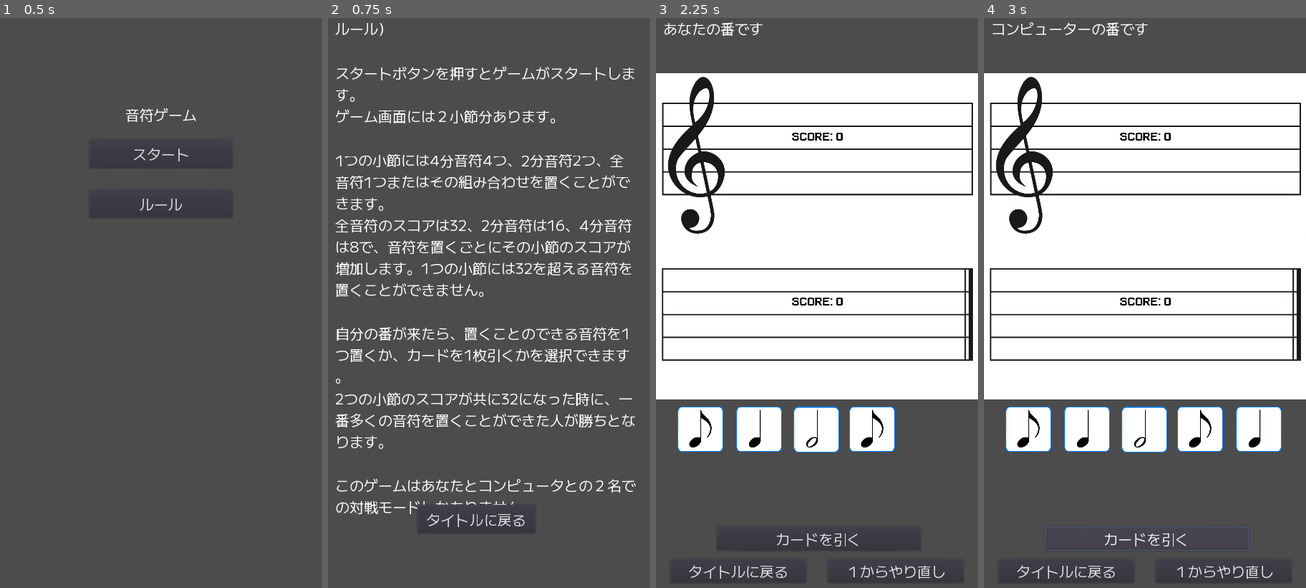
Above: before the commit, frames 1-4 (left to right).
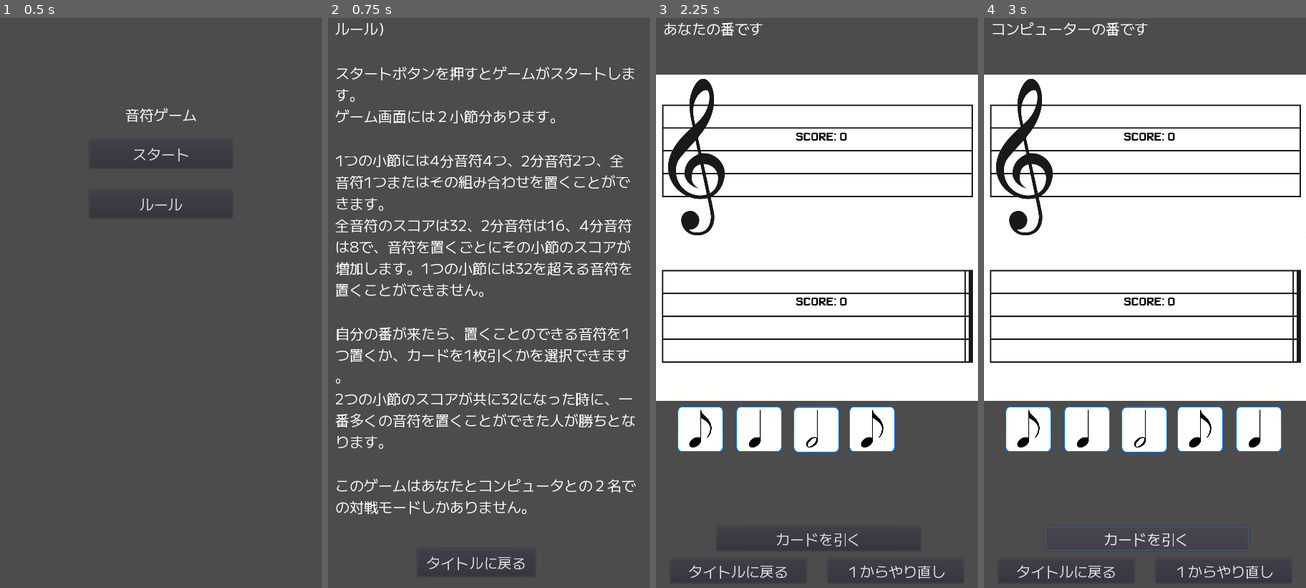
Above: after the commit, the same moments.

Repository: sokoide/onpugame
Game: Godot game, scene res://Scenes/Title.tscn
Two runs of this game, one before a commit and one after it. Both use one fixed random seed, a clock stepped at 60 frames per second and the inputs below.
Inputs:
- Up to frame 1 (0.5 s): no input
- Up to frame 2 (0.75 s): click "ルール" at 0.5 s
- Up to frame 3 (2.25 s): click "タイトルに戻る" at 1.25 s; click "スタート" at 2 s
- Up to frame 4 (3 s): click "カードを引く" at 2.75 s

Frame 1 is identical in both runs. In frame 2, 0.5% of the frame differs, in the area x 27-62%, y 85-97%; in frame 3, 6.8%, in the area x 0-100%, y 9-68%; in frame 4, 6.8%.

Commit message:
refactor

Diff:
--- a/Code/note.gd
+++ b/Code/note.gd
@@ -24,7 +24,7 @@
 
 func _ready():
 	game = get_node("/root/Node2D")
-	mh = get_node("/root/Node2D/MeasureHighlight")
+	mh = get_node("/root/Node2D/Measure")
 	connect("note_placed", game, "_on_note_placed")
 
 
--- a/Scenes/Game.gd
+++ b/Scenes/Game.gd
@@ -29,17 +29,25 @@
 		for x in range(100, 100 + 5 * 128, 128):
 			if has_object(Vector2(x + 1, y + 1)) == false:
 				return Vector2(x, y)
-	return Vector2(100, 920)
+	return delete_first_card()
 
 
 func has_object(pos: Vector2) -> bool:
 	for node in get_children():
 		if node is Sprite and node.visible:
 			var r = Rect2(node.position, Vector2(64, 64))
-			print("name: {}, {}".format([node.name, r], "{}"))
 			if r.has_point(pos):
 				return true
 	return false
+
+
+func delete_first_card() -> Vector2:
+	for node in get_children():
+		if node is Sprite and node.name[0] == "@" and node.visible == true:
+			node.visible = false
+			node.queue_free()
+			return node.position
+	return Vector2(0, 0)
 
 
 func delete_all_cards() -> void:
@@ -93,7 +101,7 @@
 func _ready():
 	randomize()
 	lbl = get_node("LblMessage")
-	mh = get_node("MeasureHighlight")
+	mh = get_node("Measure")
 	timer = Timer.new()
 	timer.connect("timeout", self, "_on_timer_timeout")
 	add_child(timer)
--- a/Scenes/Game.tscn
+++ b/Scenes/Game.tscn
@@ -3,11 +3,14 @@
 [ext_resource path="res://Scenes/Game.gd" type="Script" id=1]
 [ext_resource path="res://Assets/Images/Measure.png" type="Texture" id=2]
 [ext_resource path="res://Scenes/MainTheme.tres" type="Theme" id=3]
-[ext_resource path="res://Scenes/MeasureHightlight.gd" type="Script" id=4]
+[ext_resource path="res://Scenes/Measure.gd" type="Script" id=4]
 [ext_resource path="res://Scenes/Theme8bit.tres" type="Theme" id=5]
 
 [node name="Node2D" type="Node2D"]
 script = ExtResource( 1 )
+__meta__ = {
+"_edit_lock_": true
+}
 
 [node name="LblMessage" type="Label" parent="."]
 margin_left = 16.0
@@ -19,34 +22,29 @@
 }
 
 [node name="Measure" type="Sprite" parent="."]
-position = Vector2( 360, 488 )
+position = Vector2( -3.05176e-05, 128 )
 scale = Vector2( 0.5625, 0.56875 )
 texture = ExtResource( 2 )
-__meta__ = {
-"_edit_lock_": true
-}
+centered = false
+script = ExtResource( 4 )
 
 [node name="Score1" type="Label" parent="Measure"]
-margin_left = -100.0
-margin_top = -408.0
-margin_right = 128.0
-margin_bottom = -352.0
+margin_left = 554.667
+margin_top = 225.055
+margin_right = 782.667
+margin_bottom = 281.055
 theme = ExtResource( 5 )
 custom_colors/font_color = Color( 0, 0, 0, 1 )
 text = "Score: 0"
 
 [node name="Score2" type="Label" parent="Measure"]
-margin_left = -100.0
-margin_top = 239.0
-margin_right = 128.0
-margin_bottom = 295.0
+margin_left = 554.667
+margin_top = 872.088
+margin_right = 782.667
+margin_bottom = 928.088
 theme = ExtResource( 5 )
 custom_colors/font_color = Color( 0, 0, 0, 1 )
 text = "Score: 0"
-
-[node name="MeasureHighlight" type="Node2D" parent="."]
-position = Vector2( 0, 124 )
-script = ExtResource( 4 )
 
 [node name="BtnReturn" type="Button" parent="."]
 margin_left = 32.0
--- a/Scenes/MeasureHightlight.gd
+++ b/Scenes/Measure.gd
@@ -1,4 +1,4 @@
-extends Node2D
+extends Sprite
 
 signal gameover
 
@@ -99,17 +99,19 @@
 
 func _ready():
 	var m = get_node("/root/Node2D/Measure")
-	var w = m.texture.get_width() * m.scale.x
-	var h = m.texture.get_height() * m.scale.y
-	var topleft_x = hl_width / 2
-	var topleft_y = hl_width / 2
+	var w = m.texture.get_width()
+	var h = m.texture.get_height()
+	var topleft_x = hl_width
+	var topleft_y = hl_width
 	var game = get_node("/root/Node2D")
 
 	connect("gameover", game, "_on_gameover")
-	print("({}, {}) ({}, {})".format([topleft_x, topleft_y, w, h], "{}"))
+	print("Measure ({}, {}) ({}, {})".format([topleft_x, topleft_y, w, h], "{}"))
 
 	r1 = Rect2(topleft_x, topleft_y, w - hl_width, h / 2 - hl_width)
-	r2 = Rect2(topleft_x, topleft_y + h / 2, w - hl_width, h / 2 - hl_width)
+	r2 = Rect2(topleft_x, topleft_y + h / 2 + hl_width, w - hl_width, h / 2 - hl_width)
+	print("r1: {} {}".format([r1.position, r1.size], "{}"))
+	print("r2: {} {}".format([r2.position, r2.size], "{}"))
 
 	lblm1 = get_node("/root/Node2D/Measure/Score1")
 	lblm2 = get_node("/root/Node2D/Measure/Score2")
--- a/Scenes/Rules.tscn
+++ b/Scenes/Rules.tscn
@@ -26,9 +26,9 @@
 
 [node name="BtnReturn" type="Button" parent="."]
 margin_left = 200.0
-margin_top = 1088.0
+margin_top = 1184.0
 margin_right = 464.0
-margin_bottom = 1152.0
+margin_bottom = 1248.0
 theme = ExtResource( 1 )
 text = "タイトルに戻る"
 
